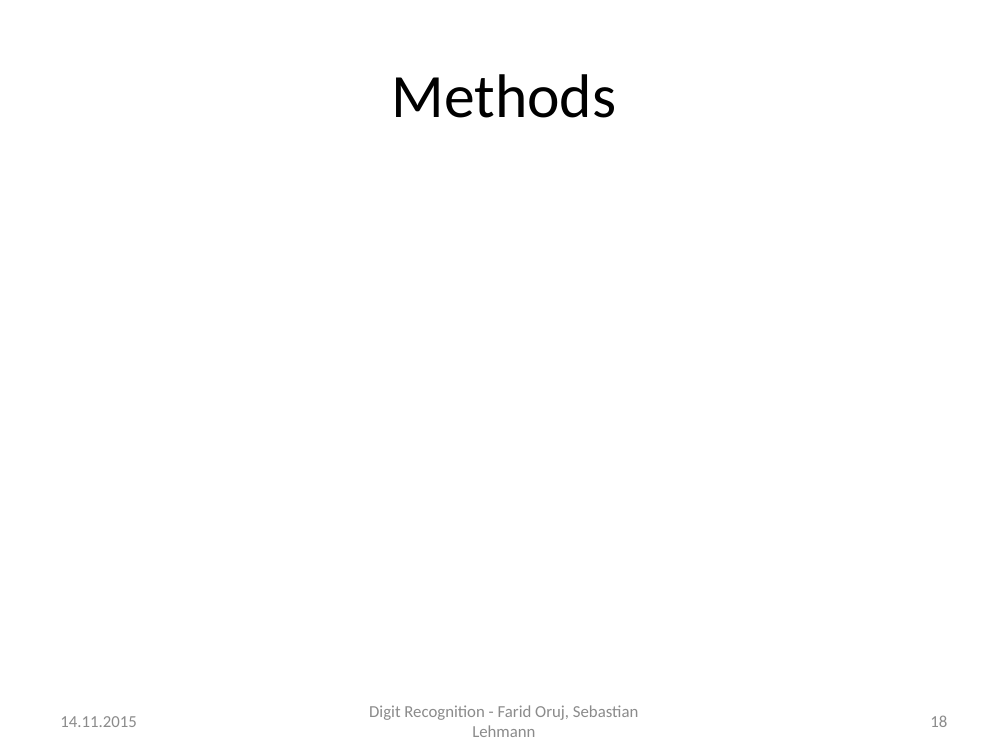
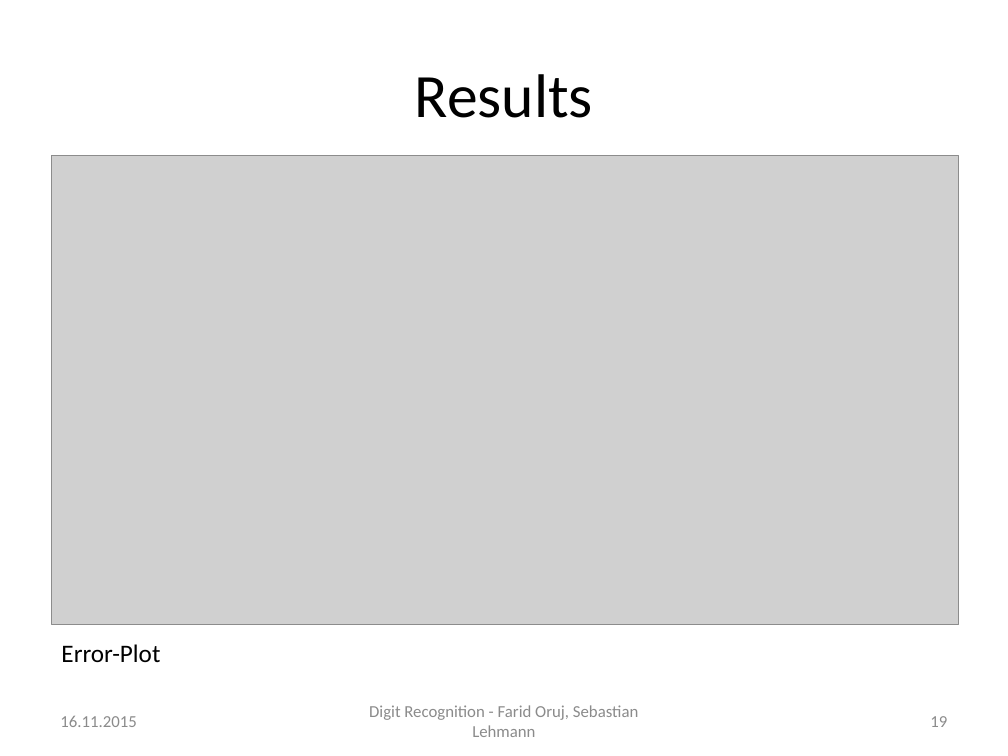
Before and after one commit to SebLeh/digit_recognition, a slide deck: slide 19 of presentation/code-presentation.pptx (slide 18 before the commit). Drawn at 1008x756 pixels with LibreOffice and Linux fonts; fonts in the diff are those of the drawing; grey boxes stand for pictures. Boxes give left, top, right and bottom in pixels: in the first picture for what was removed or moved away, otherwise in the second. Text is boxed around its words. In the diff, an @@ line names an element or a change of style, - is before the commit and + after.

```diff
--- a/presentation/code-presentation.pptx
+++ b/presentation/code-presentation.pptx
@@ title at [415, 74, 593, 118]: text changed @@
-Methods
+Results
@@ picture added at [51, 156, 959, 625] @@
@@ text added at [61, 644, 160, 662], 18 pt, text #000000 @@
+Error-Plot
@@ text at [60, 716, 136, 727]: text changed @@
-14.11.2015
+16.11.2015
@@ page number at [930, 716, 947, 727]: text changed @@
-18
+19
```
Also in this commit, not shown: 20 other slides changed, 4 slides added, 1 slide removed, 4 other files.
